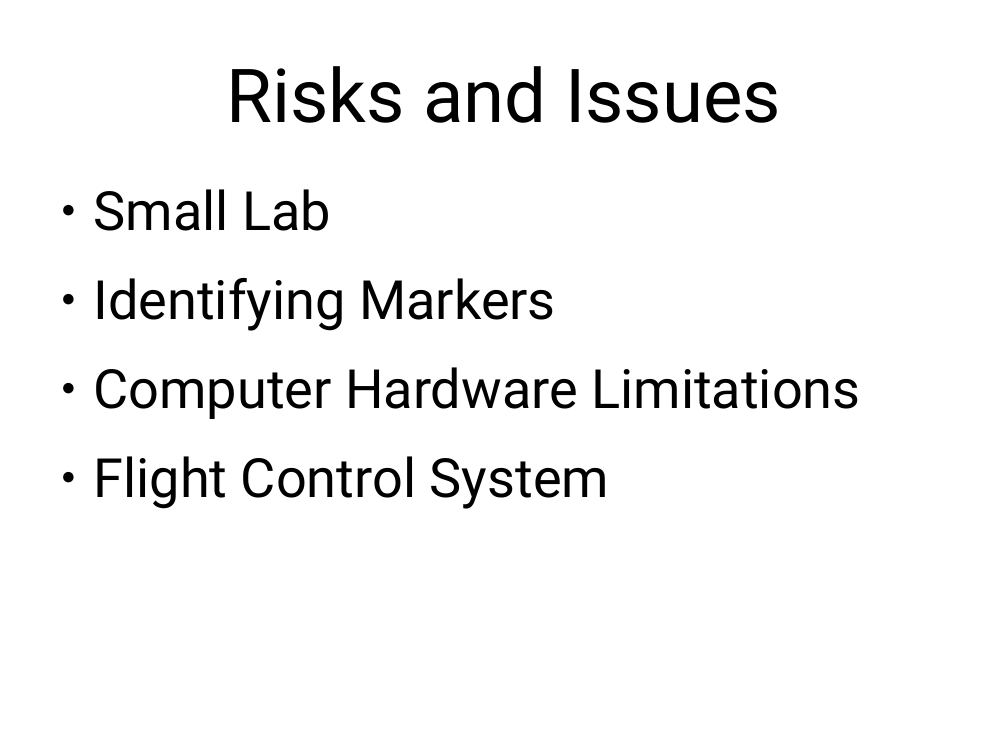
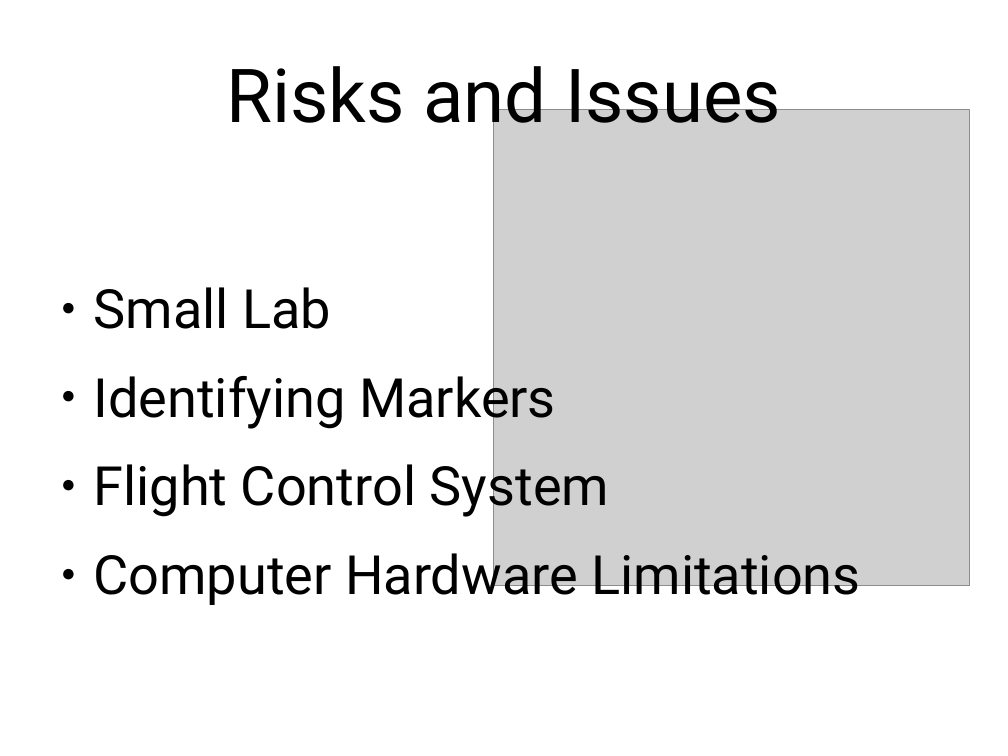
Before and after one commit to navh/coatimunde, a slide deck: slide 15 of Data Item Deliverables/DesignOverview.odp (slide 13 before the commit). Drawn at 1008x756 pixels with LibreOffice and Linux fonts; fonts in the diff are those of the drawing; grey boxes stand for pictures. Boxes give left, top, right and bottom in pixels: in the first picture for what was removed or moved away, otherwise in the second. Text is boxed around its words. In the diff, an @@ line names an element or a change of style, - is before the commit and + after.

```diff
--- a/Data Item Deliverables/DesignOverview.odp
+++ b/Data Item Deliverables/DesignOverview.odp
@@ picture added at box(494, 110, 970, 586) @@
@@ text "Small Lab": place and size @@
-text "Small Lab" at box(94, 189, 860, 509)
+text "Small Lab" at box(94, 287, 860, 607)
@@ text at box(94, 456, 609, 518): paragraph added @@
+● Flight Control System
@@ text at box(94, 456, 609, 509): paragraph removed @@
-● Flight Control System
```
Also in this commit, not shown: 1 other slide changed, 4 slides added, 2 slides removed, 2 other files.
